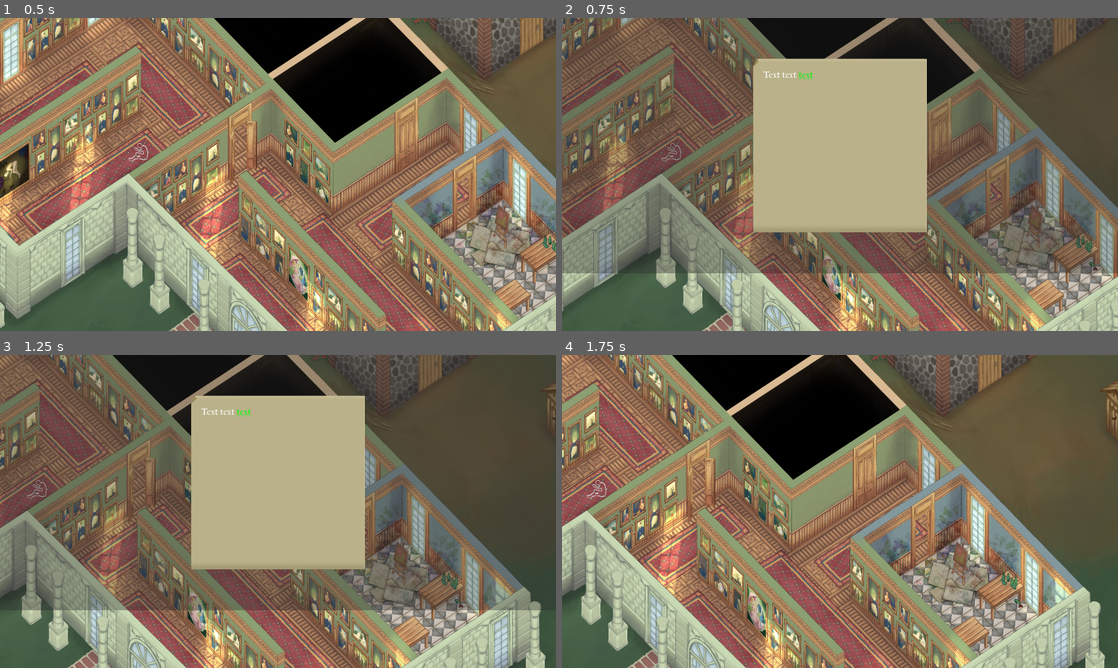
Above: before the commit, frames 1-4 (two rows, left to right).
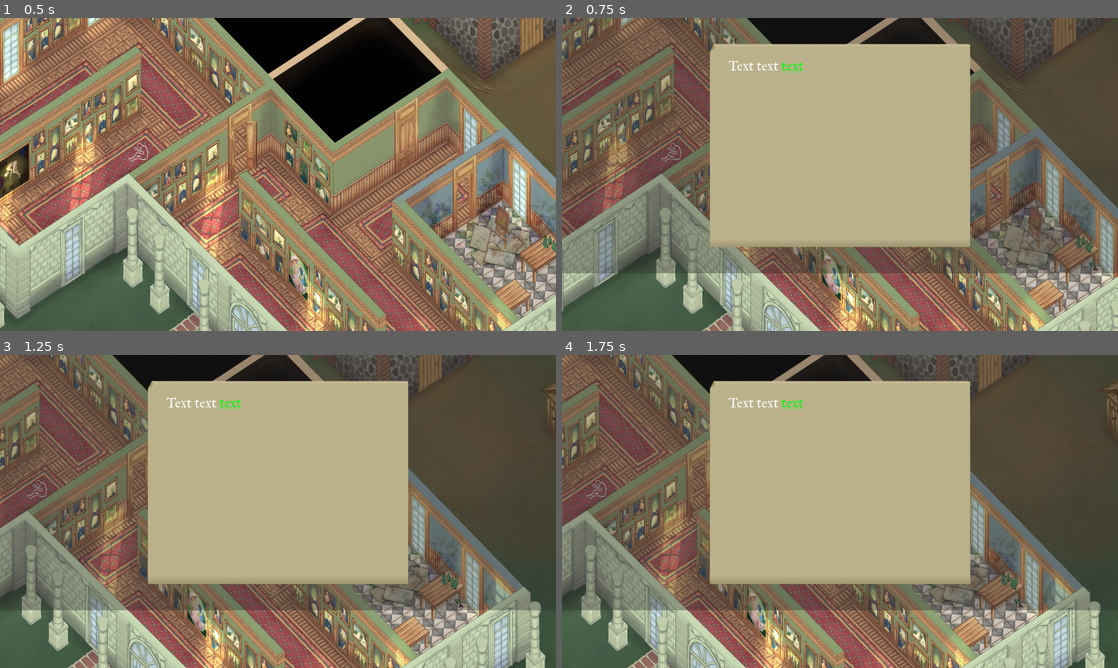
Above: after the commit, the same moments.

Repository: 100-Devs-1-Game/TheFullPicture
Game: Godot game, scene res://map/map.tscn
Same seed, same stepped clock (60 frames per second), same inputs: the game is played once before the commit and once after it. This scene is started directly instead of the project's main scene.
Inputs (mouse positions are in pixels of both pictures, inside the frame that each line leads up to):
- Up to frame 1 (0.5 s): no input
- Up to frame 2 (0.75 s): tap Enter at 0.5 s; move the mouse to (962, 158) at 0.52 s; press the mouse at (962, 158) at 0.53 s; hold Right (ui_right) from 0.53 s (still down)
- Up to frame 3 (1.25 s): keep holding Right (ui_right)
- Up to frame 4 (1.75 s): release Right (ui_right) at 1.25 s; release the mouse at (962, 495) at 1.25 s; drag from (728, 527) to (812, 574) at 1.27 s

Frame 1 is identical in both runs. In frame 2, 13% of the frame differs, in the area x 26-74%, y 8-74%; in frame 3, 13%; in frame 4, 59%, in the area x 0-100%, y 0-82%.
Error in both runs: Invalid call. Nonexistent function 'preparse_description' in base 'Resource (InteractableObjectData)'. (res://map/interactable_object.gd:10)

Commit message:
Update clues ui

Diff:
--- a/src/ui/clues_ui.gd
+++ b/src/ui/clues_ui.gd
@@ -21,7 +21,7 @@
 		return
 
 	if event is InputEventMouseButton:
-		if event.pressed:
+		if event.button_index == MOUSE_BUTTON_RIGHT and event.pressed:
 			hide()
 			EventManager.clues_ui_closed.emit()
 
@@ -42,4 +42,7 @@
 
 
 func _on_rich_text_label_meta_clicked(meta: Variant) -> void:
-	pass # Replace with function body.
+	prints("Clicked on clue", meta)
+	var clue: ClueData= GameData.clues[meta]
+	clue.discovered= true
+	update()
--- a/src/ui/clues_ui.tscn
+++ b/src/ui/clues_ui.tscn
@@ -8,7 +8,7 @@
 bg_color = Color(0.16862746, 0.16862746, 0.16862746, 0.3647059)
 
 [node name="CluesUI" type="PanelContainer"]
-anchors_preset = -1
+anchors_preset = 15
 anchor_right = 1.0
 anchor_bottom = 1.0
 offset_bottom = -200.0
@@ -21,18 +21,22 @@
 layout_mode = 2
 
 [node name="Page" type="PanelContainer" parent="CenterContainer"]
-custom_minimum_size = Vector2(600, 600)
+custom_minimum_size = Vector2(900, 700)
 layout_mode = 2
 theme_override_styles/panel = ExtResource("1_3vhjd")
 
 [node name="MarginContainer" type="MarginContainer" parent="CenterContainer/Page"]
 layout_mode = 2
+theme_override_constants/margin_left = 30
+theme_override_constants/margin_top = 10
+theme_override_constants/margin_right = 30
+theme_override_constants/margin_bottom = 10
 
 [node name="RichTextLabel" type="RichTextLabel" parent="CenterContainer/Page/MarginContainer"]
 unique_name_in_owner = true
 layout_mode = 2
 theme_override_fonts/normal_font = ExtResource("3_l78lp")
-theme_override_font_sizes/normal_font_size = 32
+theme_override_font_sizes/normal_font_size = 48
 bbcode_enabled = true
 text = "Text text [url=body][color=green]text[/color][/url]
 "
